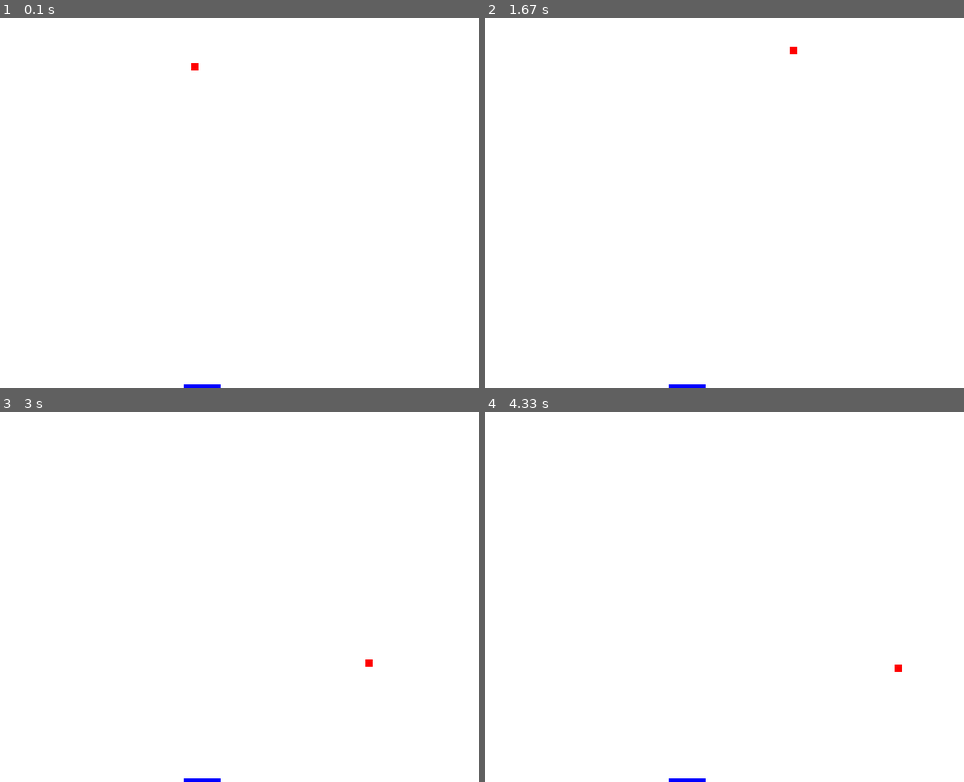
Above: before the commit, frames 1-4 (two rows, left to right).
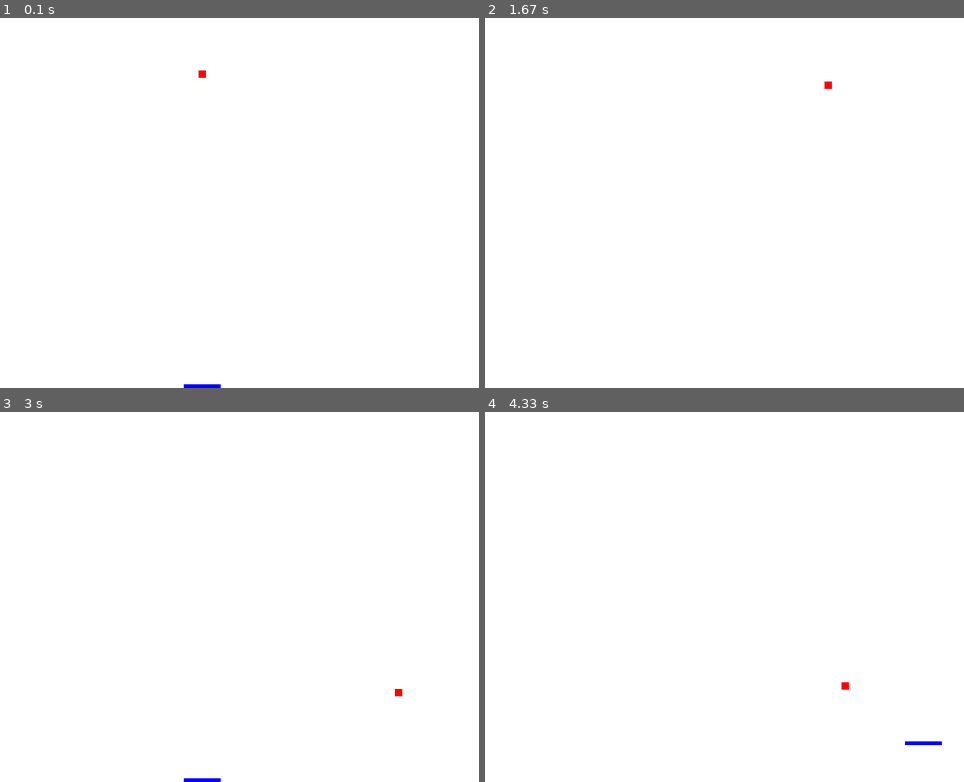
Above: after the commit, the same moments.

Repository: Arcthuruss/breakout
Game: pygame game, started from casse-brique.py
Same seed, same stepped clock (60 frames per second), same inputs: the game is played once before the commit and once after it.
Inputs (mouse positions are in pixels of both pictures, inside the frame that each line leads up to):
- Up to frame 1 (0.1 s): no input
- Up to frame 2 (1.67 s): hold Right 0.33-0.8 s; move the mouse to (647, 188) at 0.37 s; hold Up 0.83-1.13 s; move the mouse to (528, 169) at 0.87 s; hold Right 1.17-1.63 s; move the mouse to (outside the picture) at 1.2 s
- Up to frame 3 (3 s): hold Left 1.67-2.2 s; move the mouse to (196, 412) at 1.7 s; hold Down 2.23-2.53 s; move the mouse to (191, 608) at 2.27 s; hold Left 2.57-2.97 s; move the mouse to (335, 630) at 2.6 s
- Up to frame 4 (4.33 s): hold Up 3-3.37 s; move the mouse to (825, 523) at 3.03 s; hold Right 3.4-4.03 s; move the mouse to (882, 526) at 3.43 s; hold Down from 4.07 s (still down); move the mouse to (877, 645) at 4.1 s

The runs differ from the first frame. In frame 1, less than 0.1% of the frame differs, in the area x 39-43%, y 12-17%; in frame 2, 0.1%; in frame 3, less than 0.1%; in frame 4, 0.2%, in the area x 38-96%, y 68-100%.

Commit message:
added collisions

Diff:
--- a/casse-brique.py
+++ b/casse-brique.py
@@ -7,7 +7,7 @@
 hauteur_fenetre = 600
 
 class Balle:
-    def __init__(self,x=50,y=20,dx=1,dy=1,taille=10):
+    def __init__(self,x=50,y=20,dx=2,dy=2,taille=10):
         self.taille=taille
         self.x=x #position X
         self.y=y #position Y
@@ -21,10 +21,14 @@
     def tracer(self):
         tracerBalle(fenetre,self)
 
-    def bounce(self) :
+    def collisions(self,raquette) :
         if balle.x < 0 or balle.x > largeur_fenetre-self.taille :
             balle.dx*=-1
-        if balle.y < 0 or balle.y > hauteur_fenetre-self.taille :
+        if balle.y < 0 :
+            balle.dy*=-1
+        if balle.y > hauteur_fenetre-self.taille :
+            exit()
+        if balle.y+balle.taille >= raquette.y and balle.y <= raquette.y+raquette.hauteur and balle.x >= raquette.x and balle.x <= raquette.x+raquette.largeur :
             balle.dy*=-1
 
 class Raquette:
@@ -37,8 +41,11 @@
     def tracer(self) :
         tracerRaquette(fenetre,self)
 
-    def move(self,speed) :
+    def move_horizontal(self,speed) :
         self.x+=speed
+
+    def move_vertical(self,speed) :
+        self.y+=speed
 
 fenetre = ouvrir_fenetre(largeur_fenetre, hauteur_fenetre)
 balle=Balle(largeur_fenetre//2,hauteur_fenetre//4)
@@ -46,6 +53,7 @@
 while True:
     effacer(fenetre)
     balle.avancer()
+    balle.collisions(raquette)
     balle.tracer()
     raquette.tracer()
     actualiserAffichage(fenetre)
@@ -54,6 +62,11 @@
         if event.type==MOUSEMOTION: #evenement sur la souris
             balle.x=event.pos[0] #balle placée sur le X de la souris
             balle.y=event.pos[1] #balle placée sur le Y de la souris
-    if pygame.key.get_pressed()[pygame.K_RIGHT]: raquette.move(-5)
-    if pygame.key.get_pressed()[pygame.K_RIGHT]: raquette.move(5)
-    balle.bounce()
+    if pygame.key.get_pressed()[pygame.K_RIGHT]:
+        raquette.move_horizontal(5)
+    if pygame.key.get_pressed()[pygame.K_LEFT]:
+        raquette.move_horizontal(-5)
+    if pygame.key.get_pressed()[pygame.K_UP]:
+        raquette.move_vertical(-5)
+    if pygame.key.get_pressed()[pygame.K_DOWN]:
+        raquette.move_vertical(5)
Not shown, added: .gitignore
